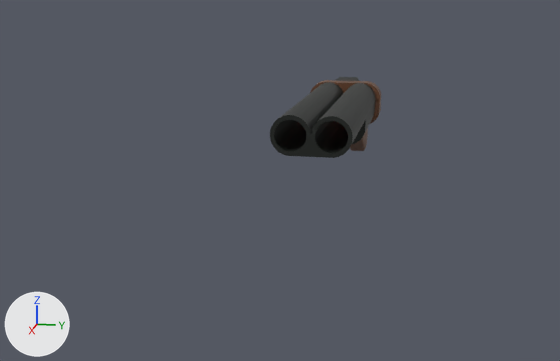
Two versions of the FBX model Assets/Assets/Models/Weapons/WeaponShotgun.fbx, one commit apart.
Both versions are drawn from a 50 mm lens placed at (1.77, 0.212, 0.251), pointed at (0.189, -0.105, -0.145). Lighting does not change. The marker at lower left points along +X, +Y and +Z. The older version comes first. Mesh edges are drawn as thin lines on the coarser meshes. Where no turn or scale is listed for an object, it has been applied to the vertices.

Script lines for the objects in view, before the commit:
```python
me_circle_013 = bpy.data.meshes.new('Circle.013')
me_circle_013.from_pydata(...)  # 369 vertices, 372 faces; spans x -0.072..0.436, y -0.074..0.074, z -0.063..0.037
me_circle_013.materials.append(mat_gunmetal)  # black #1e221e
me_circle_014 = bpy.data.meshes.new('Circle.014')
me_circle_014.from_pydata(...)  # 681 vertices, 626 faces; spans x -0.367..0.013, y -0.085..0.085, z -0.161..0.082
# faces by material slot: [444, 182]
me_circle_014.materials.append(mat_shotgunstock)  # brown #664026
me_circle_014.materials.append(mat_gunmetal)  # black #1e221e
ob_shotgun = bpy.data.objects.new('Shotgun', me_circle_013)
ob_shotgun.location = (0.0, 0.0, 0.0)
ob_shotgunhandle = bpy.data.objects.new('ShotgunHandle', me_circle_014)
ob_shotgunhandle.location = (-0.066, 0.0, -0.04)
```
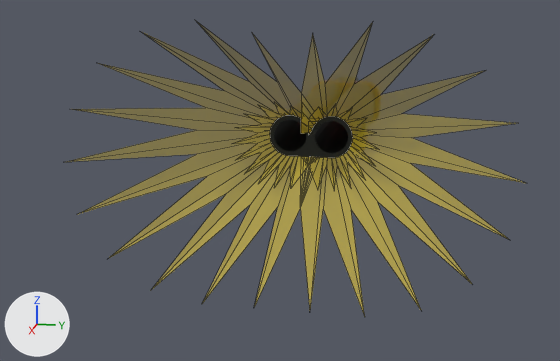
What changed in the scene script:
```text
Add mat_gunblase:
    mat_gunblase = principled_material('GunBlase')
    mat_gunblase.base_color = (0.76, 0.59, 0.0258)  # yellow #e2ca2d
    mat_gunblase.roughness = 1.0
    mat_gunblase.alpha = 0.506
Add me_circle_021:
    me_circle_021.from_pydata(...)  # 108 vertices, 60 faces; spans x 0.436..0.503, y -0.126..0.126, z -0.08..0.069
    me_circle_021.materials.append(mat_gunblase)  # yellow #e2ca2d
Add me_circle_022:
    me_circle_022.from_pydata(...)  # 108 vertices, 60 faces; spans x 0.436..0.698, y -0.34..0.34, z -0.219..0.21
    me_circle_022.materials.append(mat_gunblase)  # yellow #e2ca2d
Add ob_shotgunblast:
    ob_shotgunblast = bpy.data.objects.new('ShotgunBlast', me_circle_021)
    ob_shotgunblast.location = (0.0, 0.0, 0.0)
Add ob_shotgunblast2:
    ob_shotgunblast2 = bpy.data.objects.new('ShotgunBlast2', me_circle_022)
    ob_shotgunblast2.location = (0.0, 0.0, 0.0)
```

Boxes (x1, y1, x2, y2) around the edits, measured in the pictures (560 x 361 px):
'ShotgunBlast2', added
    after: (66, 20, 525, 317)
'ShotgunBlast', added
    after: (233, 102, 380, 190)
